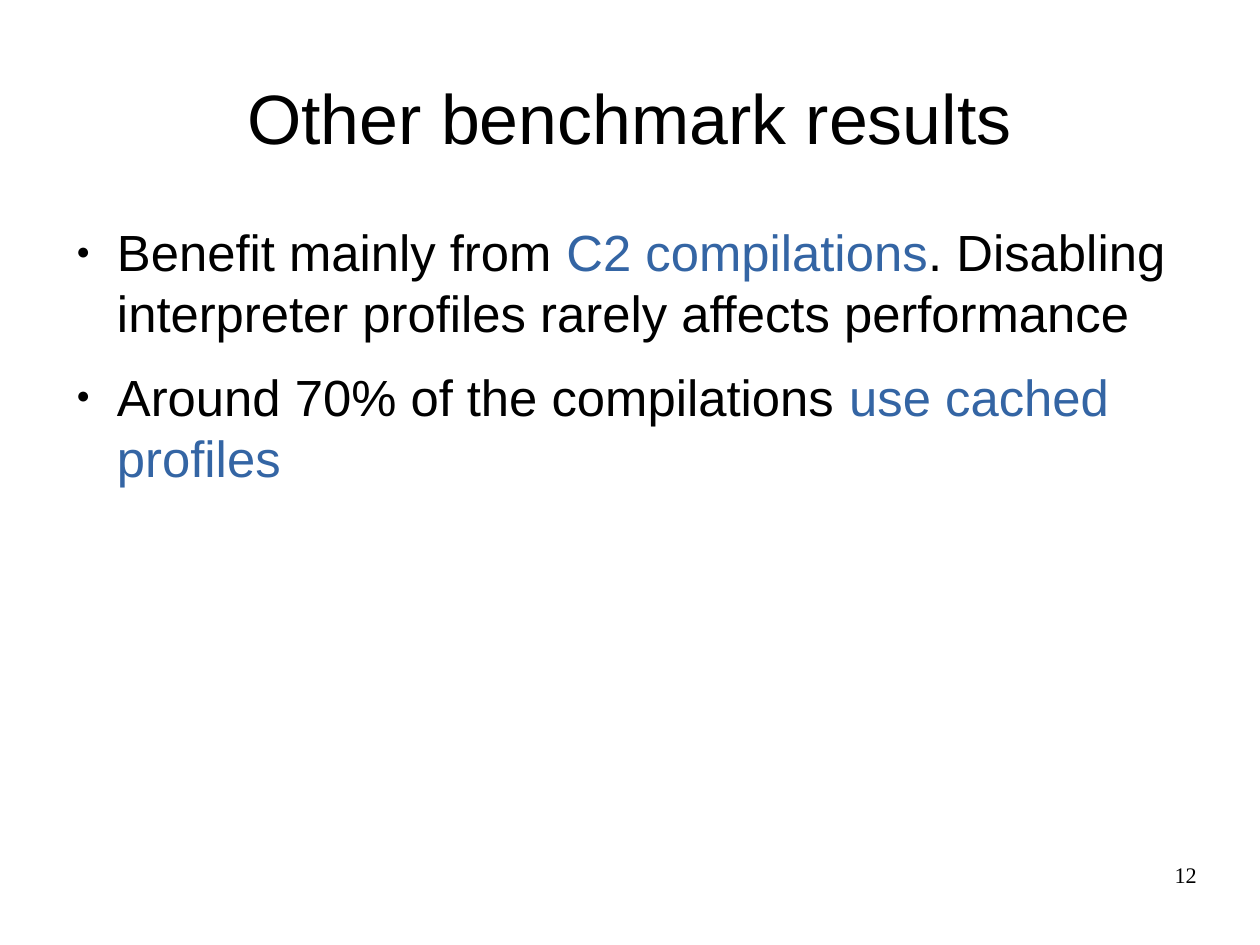
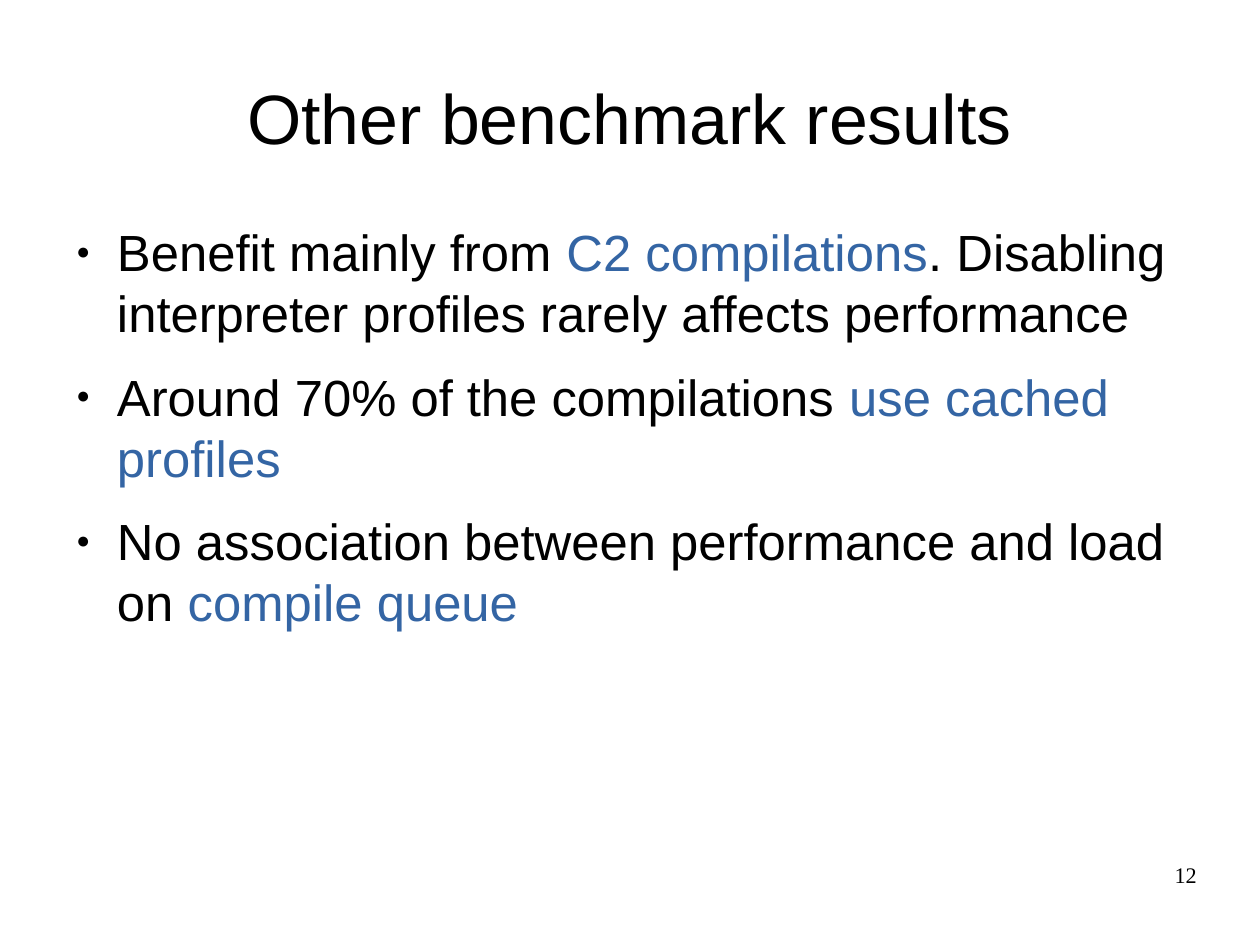
Before and after one commit to mohlerm/hotspot, a slide deck: slide 12 of presentation/profile_caching_mohlerm_presentation.odp. Drawn at 1260x945 pixels with LibreOffice and Linux fonts; fonts in the diff are those of the drawing. Boxes give left, top, right and bottom in pixels: in the first picture for what was removed or moved away, otherwise in the second. Text is boxed around its words. In the diff, an @@ line names an element or a change of style, - is before the commit and + after.

```diff
--- a/presentation/profile_caching_mohlerm_presentation.odp
+++ b/presentation/profile_caching_mohlerm_presentation.odp
@@ text at <box>117,523,1164,632</box>: paragraph added @@
+● No association between performance and load on compile queue
```
Also in this commit, not shown: 1 other slide changed, 4 slides added, 1 slide removed, 4 other files.
